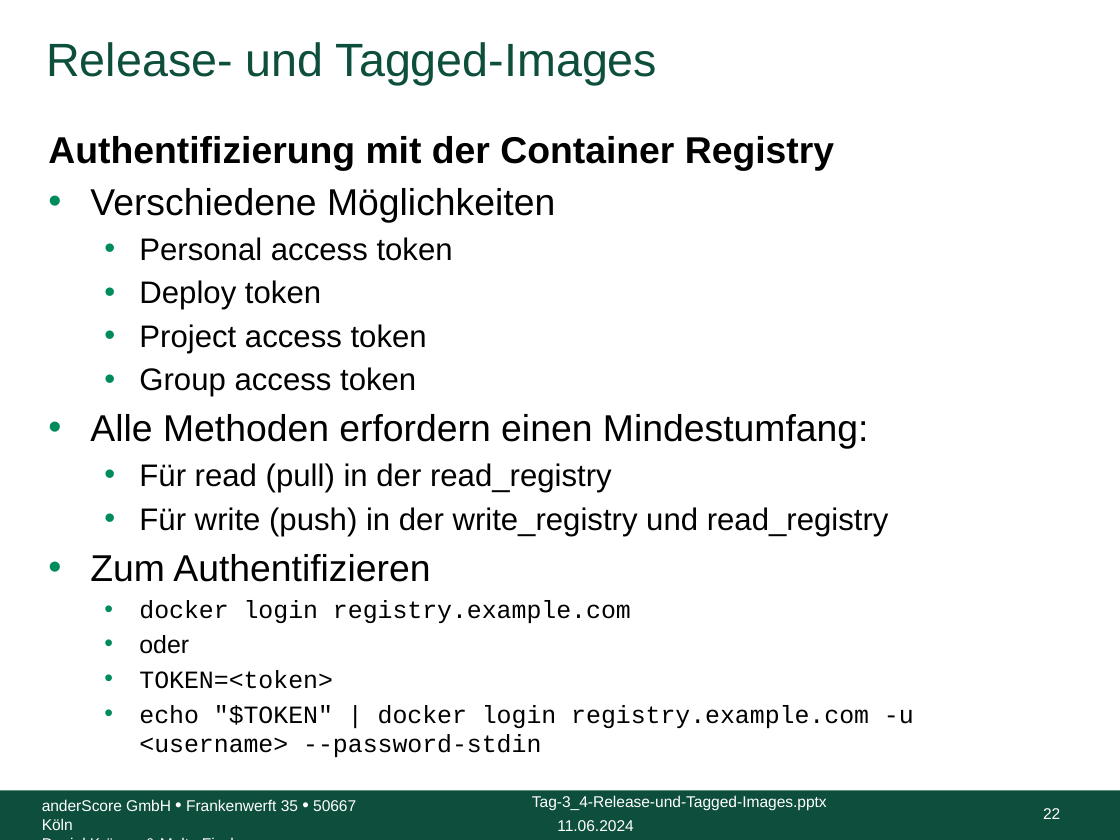
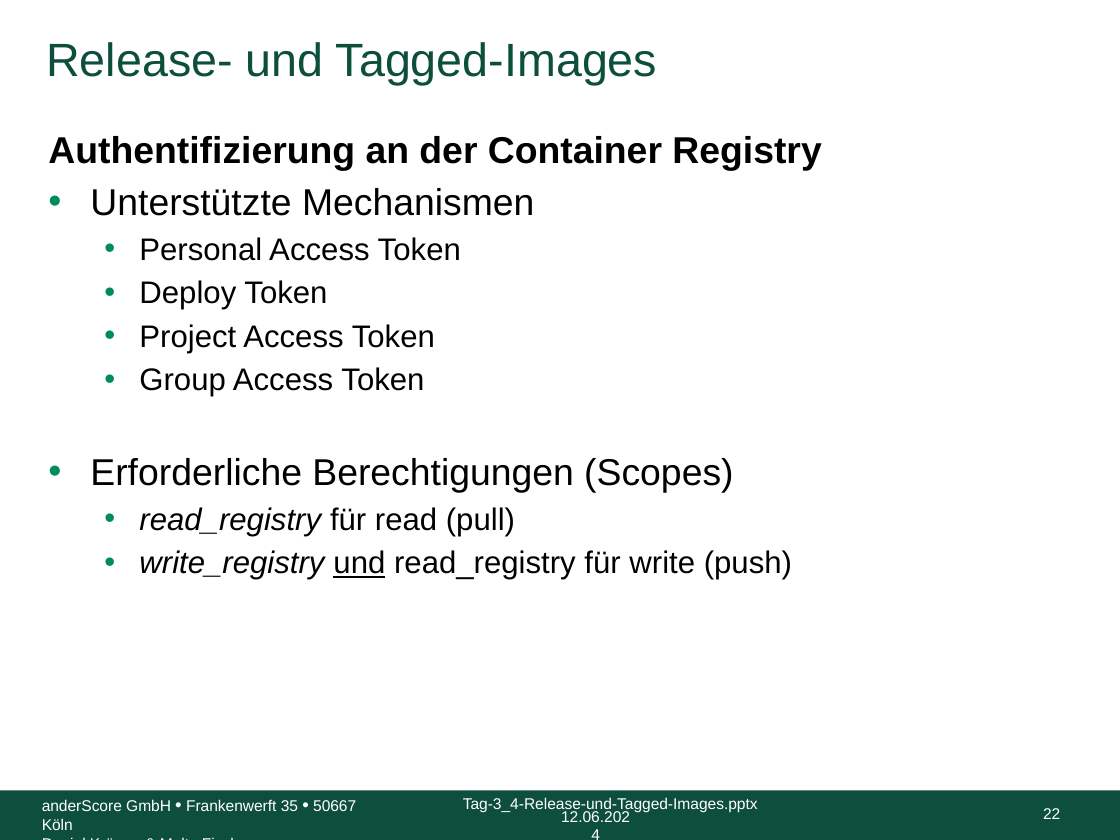
Before and after one commit to anderscore-gmbh/gitlab, a slide deck: slide 22 of slides/Tag-3_4-Release-und-Tagged-Images.pptx. Drawn at 1120x840 pixels with LibreOffice and Linux fonts; fonts in the diff are those of the drawing; background and template pictures are left out. Boxes give left, top, right and bottom in pixels: in the first picture for what was removed or moved away, otherwise in the second. Text is boxed around its words. In the diff, an @@ line names an element or a change of style, - is before the commit and + after.

```diff
--- a/slides/Tag-3_4-Release-und-Tagged-Images.pptx
+++ b/slides/Tag-3_4-Release-und-Tagged-Images.pptx
@@ text at box(48, 136, 821, 580): text changed @@
-Authentifizierung mit der Container Registry
-• Verschiedene Möglichkeiten
-  • Personal access token
-  • Deploy token
-  • Project access token
-  • Group access token
-• Alle Methoden erfordern einen Mindestumfang:
-  • Für read (pull) in der read_registry
-  • Für write (push) in der write_registry und read_registry
-• Zum Authentifizieren
-  • docker login registry.example.com
-  • oder
-  • TOKEN=<token>
-  • echo "$TOKEN" | docker login registry.example.com -u <username> --password-stdin
+Authentifizierung an der Container Registry
+• Unterstützte Mechanismen
+  • Personal Access Token
+  • Deploy Token
+  • Project Access Token
+  • Group Access Token
+• Erforderliche Berechtigungen (Scopes)
+  • read_registry für read (pull)
+  • write_registry und read_registry für write (push)
@@ text "Tag-3_4-Release-und-Tagged-Images.pptx": place and size @@
-text "Tag-3_4-Release-und-Tagged-Images.pptx" at box(532, 795, 827, 811)
+text "Tag-3_4-Release-und-Tagged-Images.pptx" at box(463, 797, 758, 813)
@@ text at box(561, 811, 630, 822): text changed @@
-11.06.2024
+12.06.2024
```
Also in this commit, not shown: 33 other slides changed, 3 slides added.
